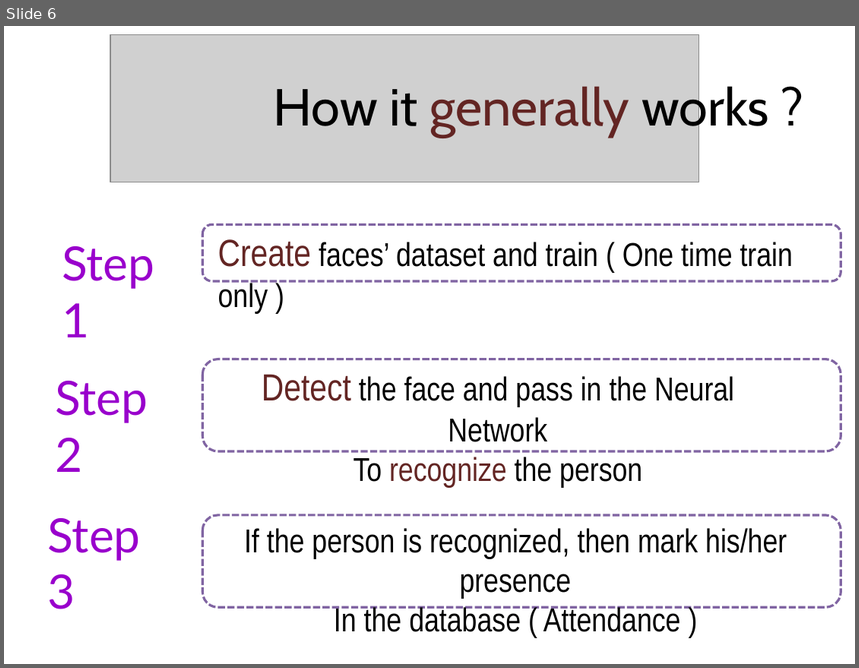
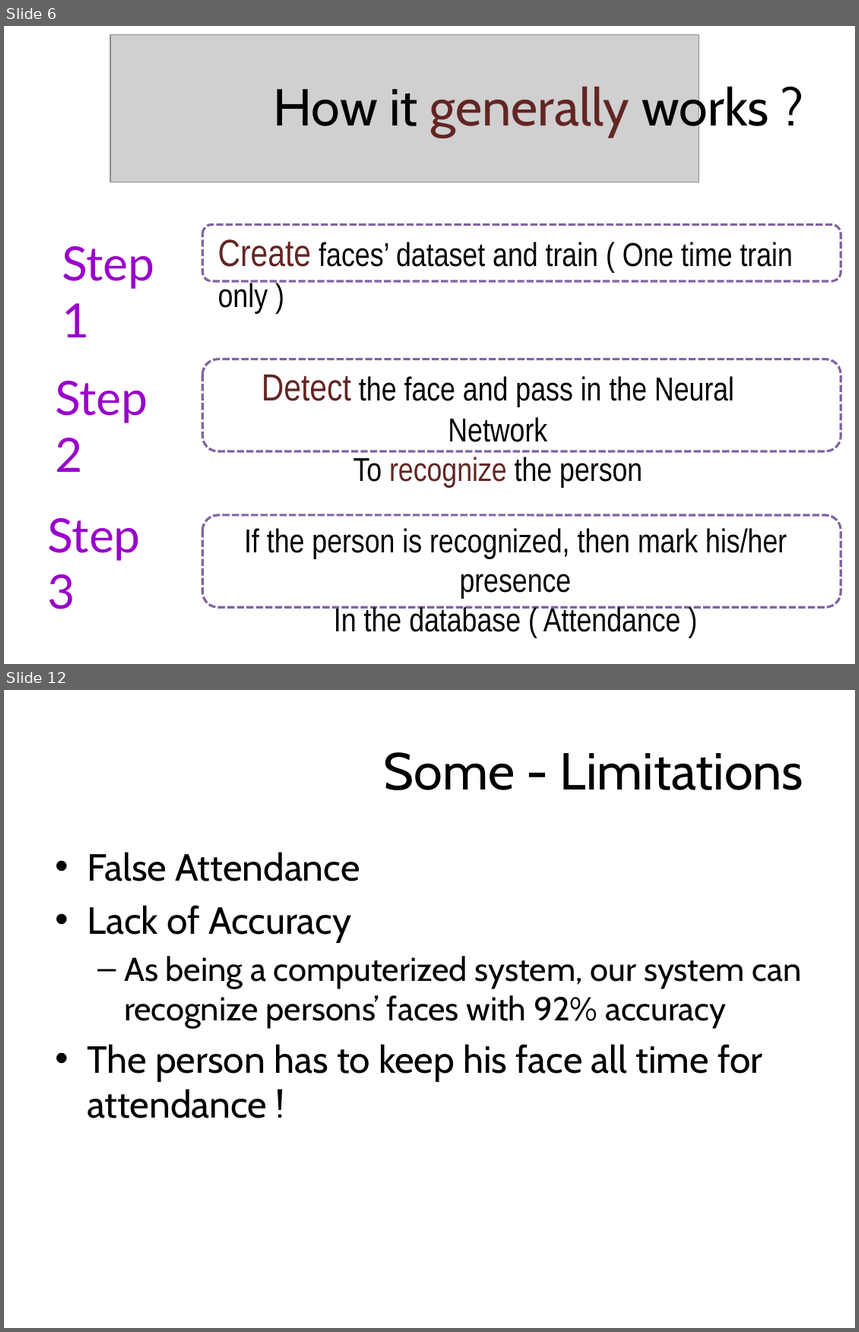
Before and after one commit to AayushShah25/Attendence-By-AI-With-Databse, a slide deck: Automated Attendance System – By AI.pptx. Shown one above the other, each under a label of ours: slide 6 before the commit, slides 6 and 12 after it; the slides between them are not shown. The pictures are 859x668 and 859x1332 pixels, drawn with LibreOffice and Linux fonts; fonts in the diff are those of the drawing; grey boxes stand for pictures. Boxes give left, top, right and bottom in pixels: in the first picture for what was removed or moved away, otherwise in the second. Text is boxed around its words. In the diff, an @@ line names an element or a change of style, - is before the commit and + after.

```diff
--- a/Automated Attendance System – By AI.pptx
+++ b/Automated Attendance System – By AI.pptx
@@ slide 12 added at (x1=4, y1=690, x2=855, y2=1328), background #FFFFFF @@
@@ title added at (x1=383, y1=752, x2=804, y2=790), 44 pt, text #000000 @@
+Some - Limitations
@@ text added at (x1=87, y1=852, x2=802, y2=1119), 28 pt, text #000000 @@
+• False Attendance
+• Lack of Accuracy
+  – As being a computerized system, our system can recognize persons’ faces with 92% accuracy
+• The person has to keep his face all time for attendance !
```
Also in this commit, not shown: 3 slides changed, 6 other slides added, 1 slide removed.
